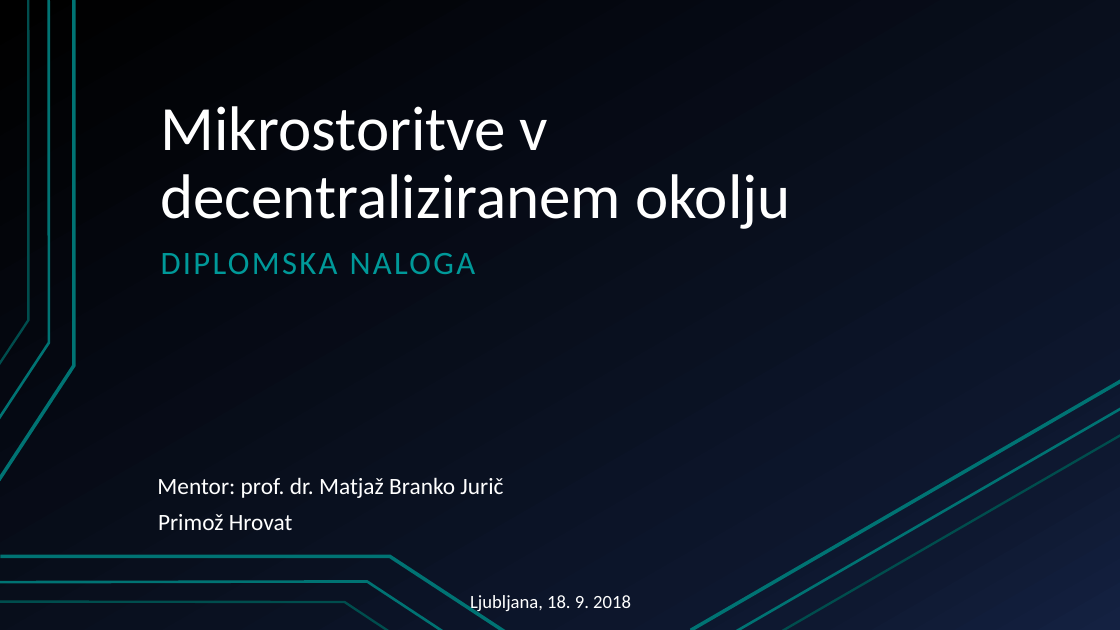
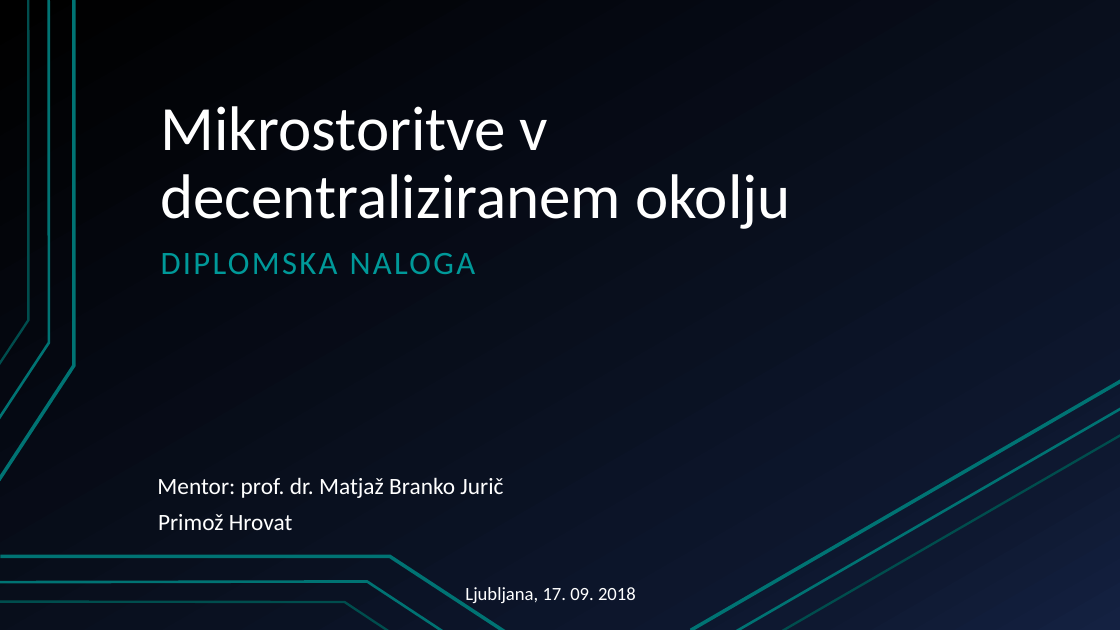
Before and after one commit to primozH/diploma, a slide deck: slide 1 of mikrostoritve decentralizacija.pptx. Drawn at 1120x630 pixels with LibreOffice and Linux fonts; fonts in the diff are those of the drawing. Boxes give left, top, right and bottom in pixels: in the first picture for what was removed or moved away, otherwise in the second. Text is boxed around its words. In the diff, an @@ line names an element or a change of style, - is before the commit and + after.

```diff
--- a/mikrostoritve decentralizacija.pptx
+++ b/mikrostoritve decentralizacija.pptx
@@ text "Ljubljana, 17. 09. 2018" at [465,587,636,606]: vertical alignment top to middle @@
@@ text at [465,587,636,606]: text changed @@
-Ljubljana, 18. 9. 2018
+Ljubljana, 17. 09. 2018
```
Also in this commit, not shown: 14 other slides changed.
